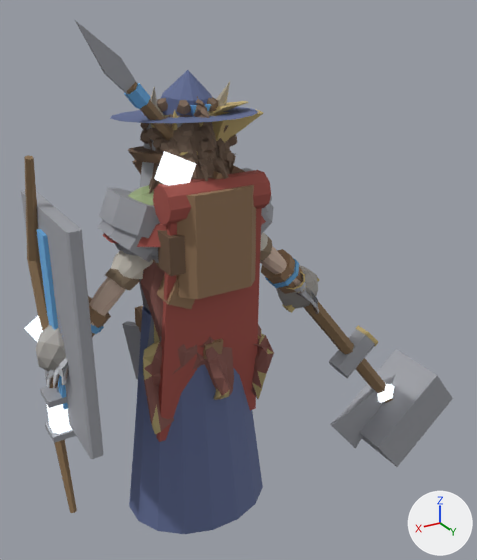
Before and after pictures for a commit that changed the glTF model art/creator/humanoid_slim/export/humanoid_slim_feminine.glb.
One viewpoint serves both versions: a 50 mm lens placed at (1.09, 2.19, 2.19), pointed at (-0.33, -0.18, 1.0). Lighting does not change. The marker at lower right points along +X, +Y and +Z. The older version comes first.

Before the edit, the objects in view are built like this:
```python
me_part_back_backpack = bpy.data.meshes.new('part.back.backpack')
me_part_back_backpack.from_pydata(...)  # 44 vertices, 76 faces; spans x -0.2..0.2, y 0.12..0.28, z 1.193..1.601
me_part_back_backpack.materials.append(mat_cloth)
me_part_weapon_great_axe = bpy.data.meshes.new('part.weapon.great_axe')
me_part_weapon_great_axe.from_pydata(...)  # 29 vertices, 46 faces; spans x -1.359..-0.337, y -0.165..0.046, z -0.193..1.212
# faces by material slot: [20, 26]
me_part_weapon_great_axe.materials.append(mat_cloth)
me_part_weapon_great_axe.materials.append(mat_metal)
me_part_weapon_maul = bpy.data.meshes.new('part.weapon.maul')
me_part_weapon_maul.from_pydata(...)  # 20 vertices, 32 faces; spans x -1.69..-0.35, y -0.31..0.05, z -0.32..1.2
# faces by material slot: [20, 12]
me_part_weapon_maul.materials.append(mat_cloth)
me_part_weapon_maul.materials.append(mat_metal)
ob_part_back_backpack = bpy.data.objects.new('part.back.backpack', me_part_back_backpack)
ob_part_back_backpack.location = (0.0, 0.0, 0.0)
ob_part_weapon_great_axe = bpy.data.objects.new('part.weapon.great_axe', me_part_weapon_great_axe)
ob_part_weapon_great_axe.location = (0.0, 0.0, 0.0)
ob_part_weapon_maul = bpy.data.objects.new('part.weapon.maul', me_part_weapon_maul)
ob_part_weapon_maul.location = (0.0, 0.0, 0.0)
# also in view: 'part.arms.gauntlets' at (0.0, 0.03, 0.97); 'part.weapon.hammer' at (-0.78, -0.06, 0.72); 'part.offhand.tower_shield' at (0.53, -0.02, 1.09); 'part.offhand.lantern' at (0.57, -0.03, 0.77); 'part.offhand.bow' at (0.57, -0.09, 0.95)
```
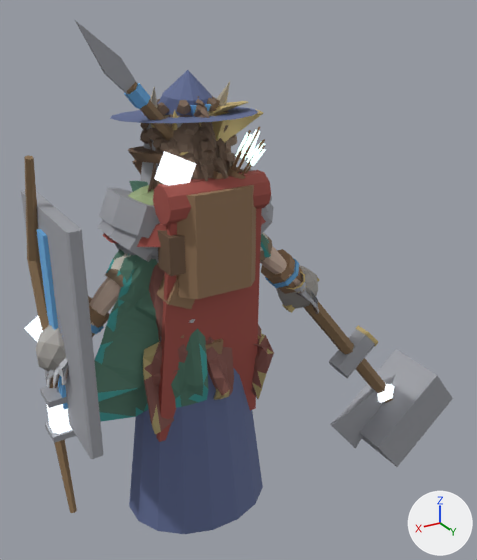
The change, as JSON lines over the scene's bpy script:
```json
{"op": "add", "block": "me_part_torso_ranger_tunic", "code": ["me_part_torso_ranger_tunic = bpy.data.meshes.new('part.torso.ranger_tunic')", "me_part_torso_ranger_tunic.from_pydata(...)  # 967 vertices, 1922 faces; spans x -0.358..0.359, y -0.163..0.16, z 0.736..1.551", "me_part_torso_ranger_tunic.materials.append(mat_cloth)"]}
{"op": "add", "block": "me_part_shoulders_ranger_cloak", "code": ["me_part_shoulders_ranger_cloak = bpy.data.meshes.new('part.shoulders.ranger_cloak')", "me_part_shoulders_ranger_cloak.from_pydata(...)  # 654 vertices, 1369 faces; spans x -0.094..0.533, y -0.084..0.235, z 0.641..1.608", "me_part_shoulders_ranger_cloak.materials.append(mat_cloth)"]}
{"op": "add", "block": "me_part_back_ranger_quiver", "code": ["me_part_back_ranger_quiver = bpy.data.meshes.new('part.back.ranger_quiver')", "me_part_back_ranger_quiver.from_pydata(...)  # 402 vertices, 545 faces; spans x -0.221..0.221, y -0.159..0.26, z 0.88..1.775", "# faces by material slot: [309, 180, 56]", "me_part_back_ranger_quiver.materials.append(mat_cloth)", "me_part_back_ranger_quiver.materials.append(mat_metal)", "me_part_back_ranger_quiver.materials.append(mat_emissive)"]}
{"op": "add", "block": "ob_part_torso_ranger_tunic", "code": ["ob_part_torso_ranger_tunic = bpy.data.objects.new('part.torso.ranger_tunic', me_part_torso_ranger_tunic)", "ob_part_torso_ranger_tunic.location = (0.0, 0.0, 0.0)"]}
{"op": "add", "block": "ob_part_shoulders_ranger_cloak", "code": ["ob_part_shoulders_ranger_cloak = bpy.data.objects.new('part.shoulders.ranger_cloak', me_part_shoulders_ranger_cloak)", "ob_part_shoulders_ranger_cloak.location = (0.0, 0.0, 0.0)"]}
{"op": "add", "block": "ob_part_back_ranger_quiver", "code": ["ob_part_back_ranger_quiver = bpy.data.objects.new('part.back.ranger_quiver', me_part_back_ranger_quiver)", "ob_part_back_ranger_quiver.location = (0.0, 0.0, 0.0)"]}
```

What differs and where, as boxes [x1, y1, x2, y2] in the pictures (477 x 560 px):
```json
{"object": "part.shoulders.ranger_cloak", "change": "added", "after": [94, 181, 208, 422], "on screen": "green"}
{"object": "part.back.ranger_quiver", "change": "added", "after": [180, 127, 266, 338], "on screen": "mostly hidden", "faces in mat_emissive": [235, 130, 266, 166], "faces in mat_cloth": [180, 127, 265, 338]}
{"object": "part.torso.ranger_tunic", "change": "added", "after": [106, 234, 271, 283], "on screen": "mostly hidden"}
{"object": "part.torso.sleeved_shirt", "change": "unchanged, covered by the edit", "before": [104, 232, 272, 291], "after": [104, 232, 272, 287]}
```
